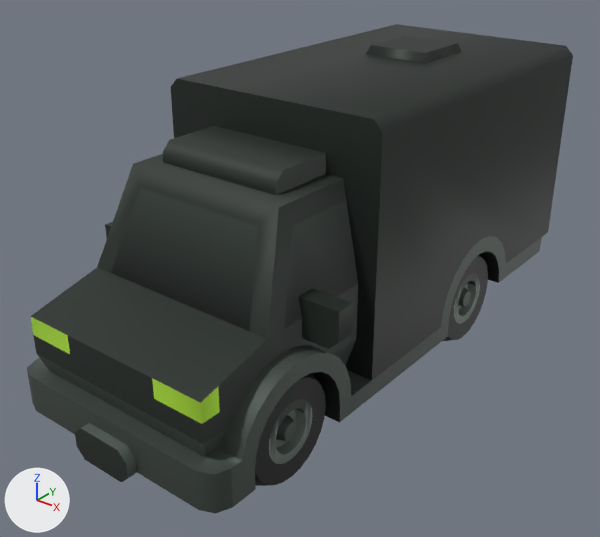
The glTF model public/models/kenney/delivery.glb as it was, and as the next commit left it.
Rendered twice from a 50 mm camera at (2.52, -3.35, 2.57) aimed at (-0.04, -0.15, 0.59). The axes (+X, +Y, +Z) are drawn at lower left. The lights are the same throughout. The older version comes first. Vertices at exactly the same position are counted once.

In view in the first picture: 'body', 'wheel-back-left', 'wheel-front-left'.
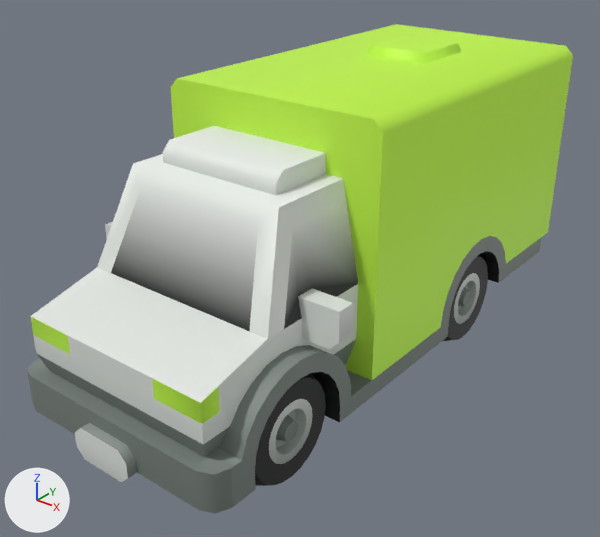
The change, as a list of edits to the scene's bpy script:
```text
Change me_body:
    where me_body.from_pydata(...)  # 458 vertices, 730 faces; spans x -0.75..0.75, y -1.62..1.62, z 0.0..1.5
    used by ob_body; location = (0.0, 0.025, 0.15)
    me_body part 1: 341 faces centred in x -0.65..0.65, y -1.61..1.61, z 0.0..1.35 are repainted in the vertex colours; the middle colour goes from dark grey #4c5550 to grey #808984
    me_body part 2: 127 faces centred in x -0.75..0.75, y -1.62..1.62, z 0.02..1.25 are repainted in the vertex colours; the middle colour goes from dark grey #2c342f to white #e5e9e4
    me_body part 3: 87 faces centred in x -0.65..0.65, y -0.47..1.57, z 0.22..1.5 are repainted in the vertex colours; the middle colour goes from black #282e2a to green #c7ff4a
Change me_wheel_back_left:
    where me_wheel_back_left.from_pydata(...)  # 264 vertices, 428 faces; spans x 0.0..0.3, y -0.3..0.3, z -0.3..0.3
    used by ob_wheel_back_left; location = (0.3, 0.61, 0.3)
    me_wheel_back_left part 4: 70 faces centred in x 0.267..0.3, y -0.054..0.054, z -0.055..0.055 are repainted in the vertex colours; the middle colour goes from dark grey #414944 to grey #737d77
    me_wheel_back_left part 5: 110 faces centred in x 0.25..0.3, y -0.151..0.151, z -0.138..0.084 are repainted in the vertex colours; the middle colour goes from grey #6a746e to grey #a2aaa4
    me_wheel_back_left part 6: 34 faces centred in x 0.267..0.3, y -0.125..0.117, z 0.036..0.138 are repainted in the vertex colours; the middle colour goes from dark grey #323a34 to light grey #ccd2cc
```

Where the change shows, as pixel boxes (x1, y1, x2, y2) in the pictures (600 x 537 px):
part 1 of me_body, recoloured (dark grey to grey)
    both: (27, 226, 542, 513)
part 2 of me_body, recoloured (dark grey to white)
    both: (31, 126, 358, 482)
part 3 of me_body, recoloured (black to green)
    both: (171, 24, 573, 380)
part 4 of me_wheel_back_left, recoloured
    both: (276, 288, 471, 441)
part 5 of me_wheel_back_left, recoloured
    both: (269, 281, 480, 464)
part 6 of me_wheel_back_left, recoloured
    both: (272, 273, 479, 455)
